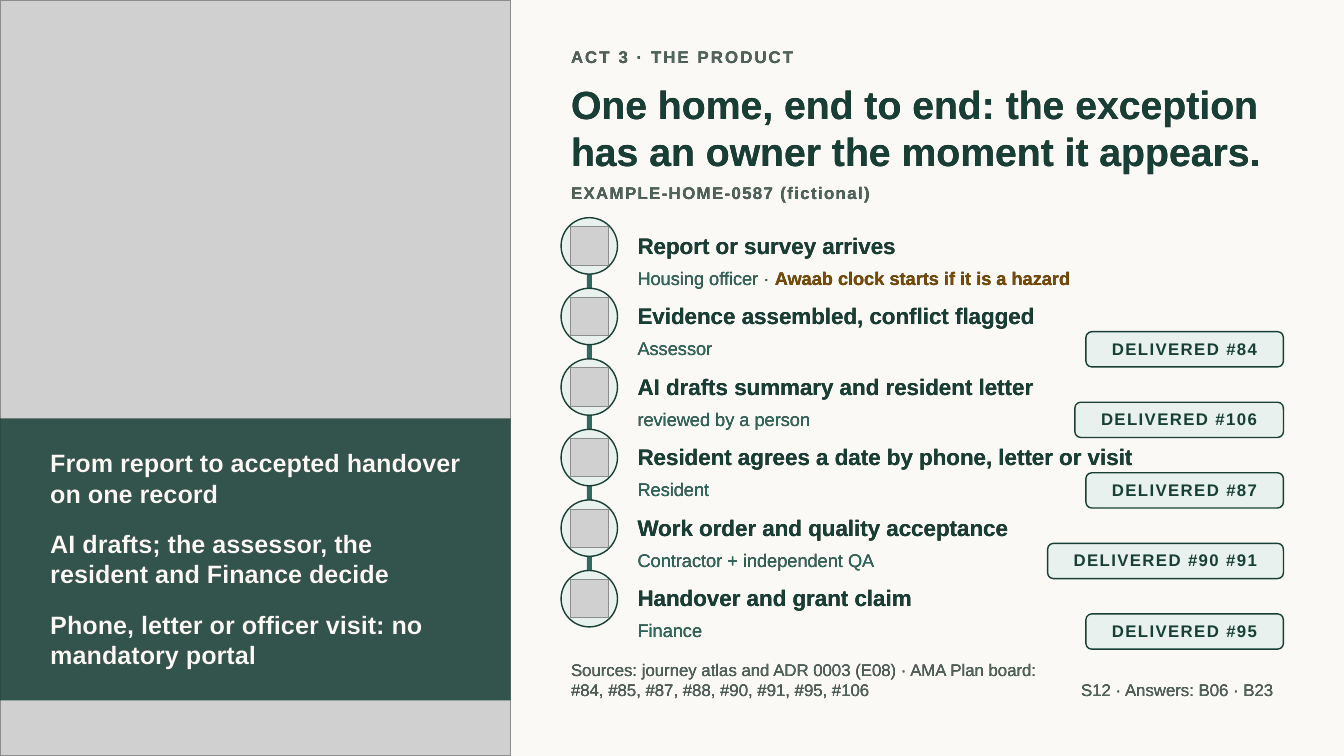
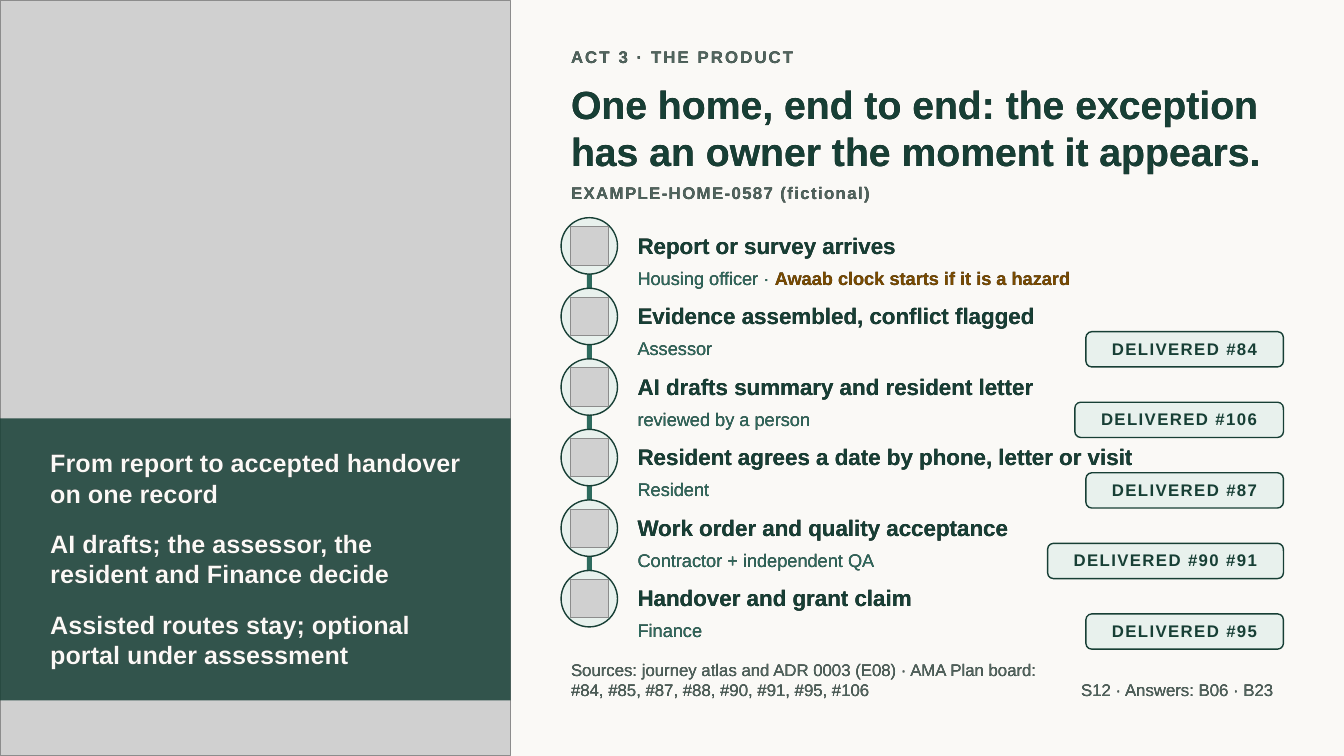
Before and after one commit to jmservera/ama, a slide deck: slide 13 of docs/capstone/deck/zava-forward-cowork-v2-draft.pptx. Drawn at 1344x756 pixels with LibreOffice and Linux fonts; fonts in the diff are those of the drawing; grey boxes stand for pictures. Boxes give left, top, right and bottom in pixels: in the first picture for what was removed or moved away, otherwise in the second. Text is boxed around its words. In the diff, an @@ line names an element or a change of style, - is before the commit and + after.

```diff
--- a/docs/capstone/deck/zava-forward-cowork-v2-draft.pptx
+++ b/docs/capstone/deck/zava-forward-cowork-v2-draft.pptx
@@ text at [50, 616, 410, 669]: text changed @@
-Phone, letter or officer visit: no mandatory portal
+Assisted routes stay; optional portal under assessment
```
Also in this commit, not shown: 4 other slides changed, 18 other files.
